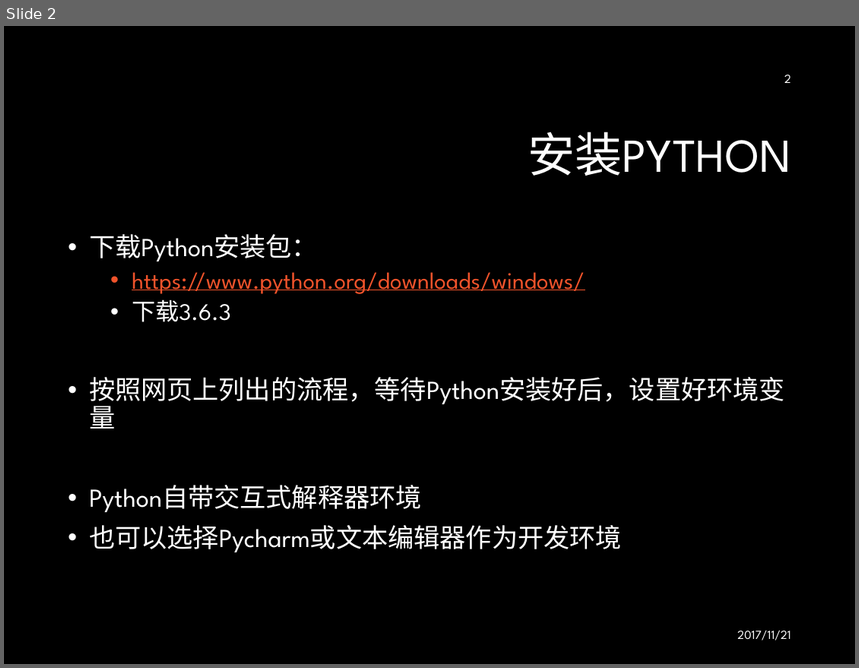
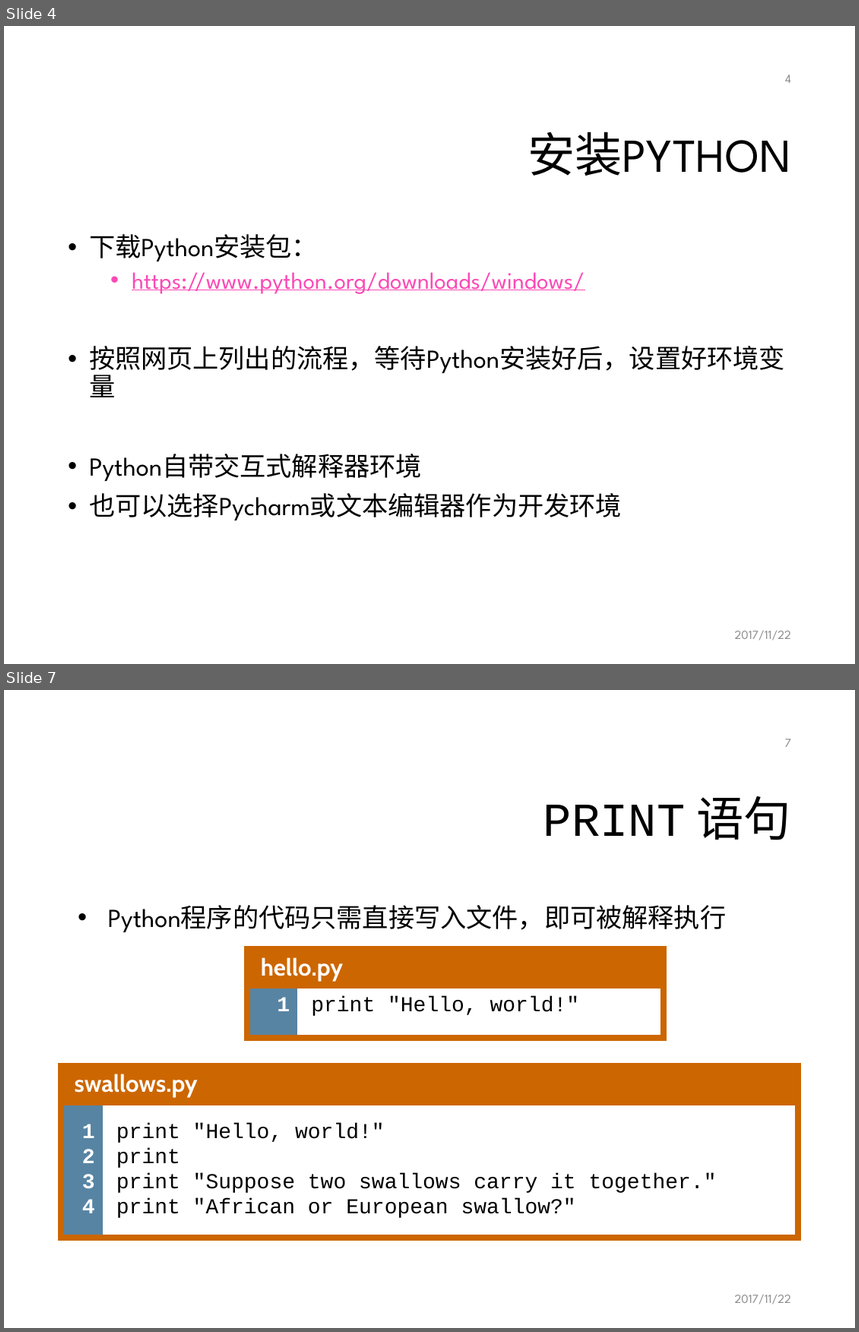
Before and after one commit to mcai/PythonTraining, a slide deck: intro_python_programming.pptx. Shown one above the other, each under a label of ours: slide 2 before the commit, slides 4 and 7 after it; the slides between them are not shown. The pictures are 859x668 and 859x1332 pixels, drawn with LibreOffice and Linux fonts; fonts in the diff are those of the drawing; background and template pictures are left out. Boxes give left, top, right and bottom in pixels: in the first picture for what was removed or moved away, otherwise in the second. Text is boxed around its words. In the diff, an @@ line names an element or a change of style, - is before the commit and + after.

```diff
--- a/intro_python_programming.pptx
+++ b/intro_python_programming.pptx
@@ slide 7 added at <box>4,690,855,1328</box>, background #FFFFFF @@
@@ page number added at <box>785,739,791,747</box>, 10.5 pt, text #8C8C8C @@
+7
@@ title added at <box>544,796,791,840</box>, 40 pt, text #000000 @@
+PRINT 语句
@@ text added at <box>108,905,727,932</box>, 22 pt, text #000000 @@
+• Python程序的代码只需直接写入文件，即可被解释执行
@@ table added at <box>246,950,663,1038</box>, 2 rows, 2 columns @@
+hello.py | 
+1 | print "Hello, world!"
@@ table added at <box>61,1066,798,1246</box>, 2 rows, 2 columns @@
+swallows.py | 
+1 / 2 / 3 / 4 | print "Hello, world!" / print / print "Suppose two swallows carry it together." / print "African or European swallow?"
@@ text added at <box>735,1295,791,1305</box>, 10.5 pt, text #8C8C8C @@
+2017/11/22
@@ what was slide 2 is now slide 4 @@
@@ slide 4 changed as well @@
@@ background #000000 to #FFFFFF @@
@@ page number at <box>785,75,791,83</box>: text changed; text colour #FFFFFF to #8C8C8C @@
-2
+4
@@ title "安装PYTHON" at <box>528,132,791,176</box>: text colour #FFFFFF to #000000 @@
@@ text "下载Python安装包：" at <box>89,234,785,521</box>: text colour #FFFFFF to #000000 in "下载Python安装包：", "按照网页上列出的流程，等待Python安装好后，设置好环境变量", "Python自带交互式解释器环境", "也可以选择Pycharm或文本编辑器作为开发环境"; text colour #F0532B to #FB4AB6 in "https://www.python.org/downloads/windows/" @@
@@ text at <box>132,300,231,322</box>: paragraph removed @@
-  • 下载3.6.3
@@ text at <box>735,631,791,641</box>: text changed; text colour #FFFFFF to #8C8C8C @@
-2017/11/21
+2017/11/22
```
Also in this commit, not shown: 1 other slide changed, 23 other slides added.
